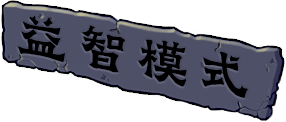
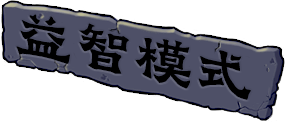
Before/after of a 286 x 122 layered artwork. What changed in the layer stack:
renamed "GraveBustedStoneLishuSc.ttf｜默认" to "项目字体｜益智模式", painted on it over (x1=16, y1=14, x2=251, y2=100)
